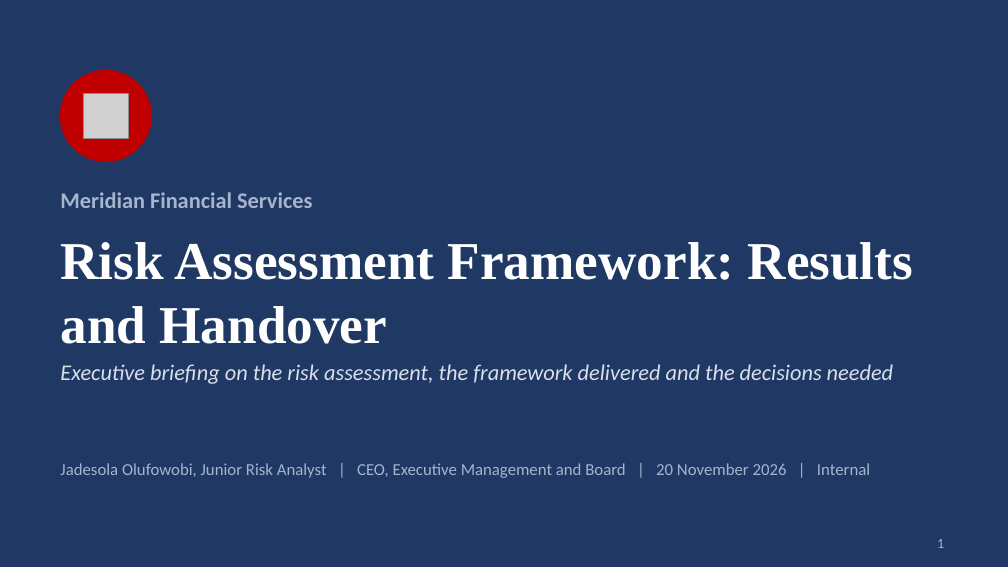
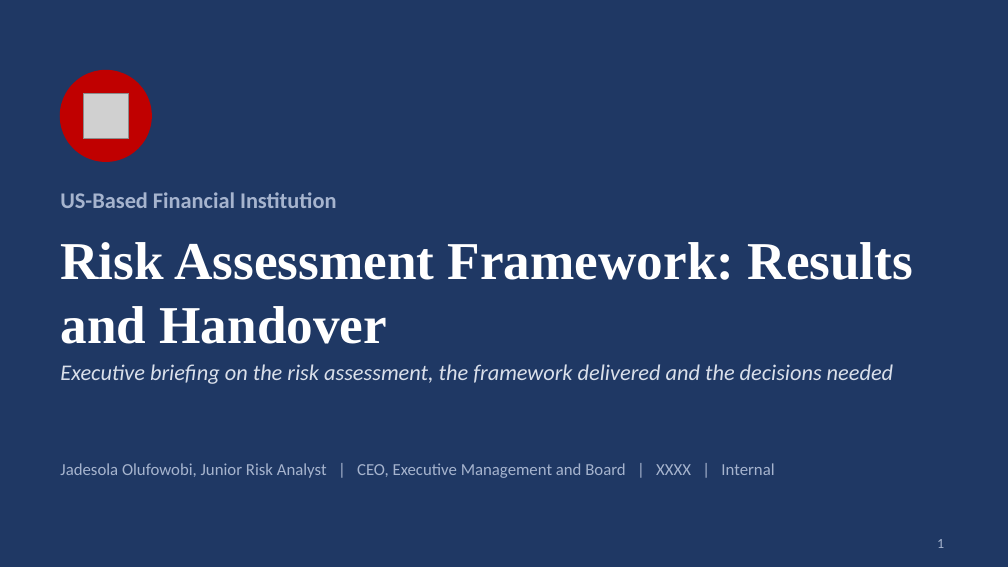
Before and after one commit to jolufowobi/financial-institution-risk-assessment, a slide deck: slide 1 of documents/09-Executive-Presentation.pptx. Drawn at 1008x567 pixels with LibreOffice and Linux fonts; fonts in the diff are those of the drawing; grey boxes stand for pictures. Boxes give left, top, right and bottom in pixels: in the first picture for what was removed or moved away, otherwise in the second. Text is boxed around its words. In the diff, an @@ line names an element or a change of style, - is before the commit and + after.

Commit message:
Add risk assessment framework project

```diff
--- a/documents/09-Executive-Presentation.pptx
+++ b/documents/09-Executive-Presentation.pptx
@@ text at [60, 192, 336, 208]: text changed @@
-Meridian Financial Services
+US-Based Financial Institution
@@ text at [60, 463, 774, 478]: text changed @@
-Jadesola Olufowobi, Junior Risk Analyst | CEO, Executive Management and Board | 20 November 2026 | Internal
+Jadesola Olufowobi, Junior Risk Analyst | CEO, Executive Management and Board | XXXX | Internal
```
Also in this commit, not shown: 11 other slides changed, 9 other files.
